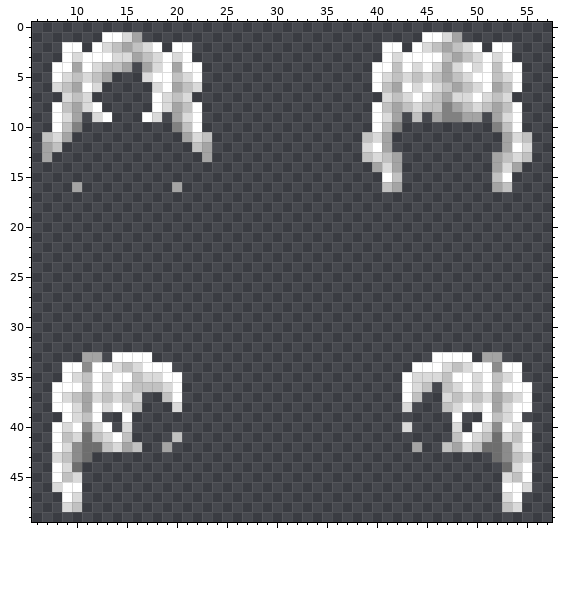
Pixel-art sprite -- Resources/Textures/_CD/Mobs/Customization/human_hair.rsi/berlytwintails.png. Above, as it was before the edit.
The file is 64x64 pixels. Shown: x 6..57, y 0..49.
The same view after the edit:
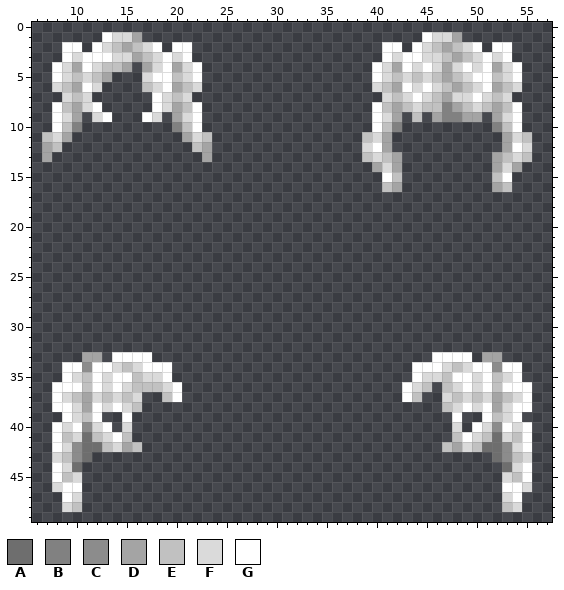
Palette (. is transparent): A #6e6e6e  B #818181  C #8c8c8c  D #a4a4a4  E #c1c1c1  F #dadada  G #ffffff
The edit:
y 1: x 14 G -> F; x 46 G -> F
y 3: x 45..46 GG -> FF
y 4: x 9 G -> F; x 21 G -> F; x 41..42 GE -> FD; x 52..53 EG -> DF
y 6: x 17 . -> E; x 40 G -> F; x 54 G -> F
y 16: x 10 D -> .; x 20 D -> .
y 35: x 20 G -> .; x 43..44 GF -> .G
y 38: x 20 F -> .; x 43 F -> .
y 40: x 43 F -> .
y 41: x 20 E -> .
y 42: x 19 D -> .; x 44 D -> .
